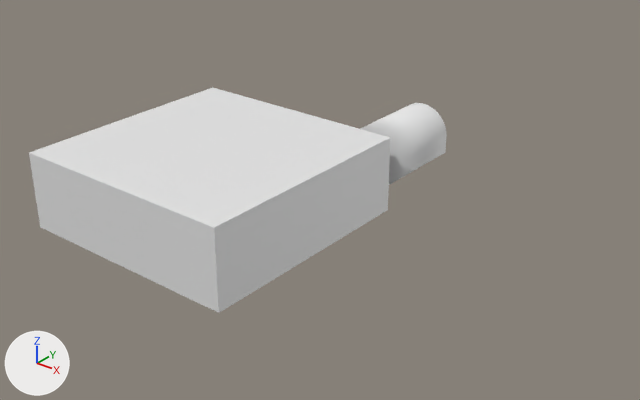
A saved change to the FBX model Assets/02_Arts/World/BackRoom_01.fbx.
Before and after are seen from a 50 mm lens placed at (94.1, -90.8, 66.2), pointed at (4.3, 21.5, -3.5). Every picture has the same lights, and +X, +Y and +Z are marked at lower left. The first picture is the older version. Where no turn or scale is listed for an object, it has been applied to the vertices. Vertices at exactly the same position are counted once.

Objects in the first picture: 'World_Base', 'World_Base.002'.
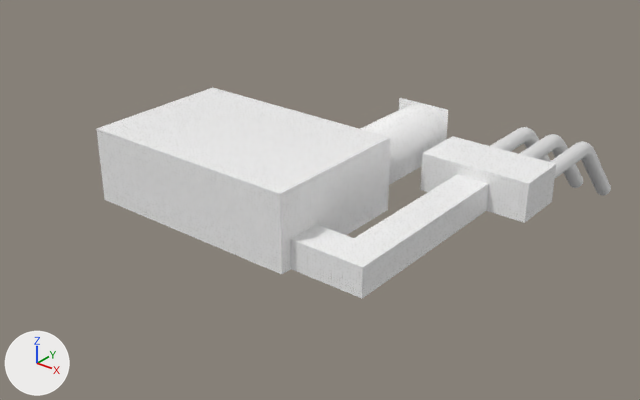
Where the newer file only moved an object's origin or applied its transform, the numbers keep the older frame.

The change, as JSON lines over the scene's bpy script:
```json
{"op": "add", "block": "img_tiles107_1k_jpg_color_jpg", "code": ["img_tiles107_1k_jpg_color_jpg = load_image('Tiles107_1K-JPG_Color.jpg', '_unpacked/Tiles107_1K-JPG_Color.jpg', 1024, 1024, 'sRGB')"]}
{"op": "add", "block": "img_tiles107_1k_jpg_roughness_jpg", "code": ["img_tiles107_1k_jpg_roughness_jpg = load_image('Tiles107_1K-JPG_Roughness.jpg', '_unpacked/Tiles107_1K-JPG_Roughness.jpg', 1024, 1024, 'Non-Color')"]}
{"op": "add", "block": "img_tiles107_1k_jpg_normalgl_jpg", "code": ["img_tiles107_1k_jpg_normalgl_jpg = load_image('Tiles107_1K-JPG_NormalGL.jpg', '_unpacked/Tiles107_1K-JPG_NormalGL.jpg', 1024, 1024, 'Non-Color')"]}
{"op": "add", "block": "mat_tiles", "code": ["mat_tiles = bpy.data.materials.new('Tiles')", "# uses the picture img_tiles107_1k_jpg_color_jpg", "# uses the picture img_tiles107_1k_jpg_normalgl_jpg", "# uses the picture img_tiles107_1k_jpg_roughness_jpg"]}
{"block": "me_cube_002", "where": "# used by ob_world_base; location = (0.0, 0.0, 0.0)"}
{"op": "remove", "block": "me_cube_002", "code": "me_cube_002.from_pydata(...)  # 215 vertices, 140 faces; spans x -20.0..20.0, y -20.0..20.0, z 0.0..13.0"}
{"op": "add", "block": "me_cube_002", "code": "me_cube_002.from_pydata(...)  # 237 vertices, 159 faces; spans x -20.0..40.0, y -7.0..40.0, z 0.0..13.0"}
{"block": "me_cube_002", "change": "me_cube_002 part 3"}
{"block": "me_cube_002", "change": "3 vertices are removed from x -20.0..20.0, y -20.0, z 0.0..13.0"}
{"block": "me_cube_002", "change": "7 faces are deleted"}
{"block": "me_cube_002", "change": "1 vertex moves from x -20.0, y -20.0, z 13.0 to x -20.0, y -7.0, z 13.0"}
{"block": "me_cube_002", "change": "19 vertices are added at x -20.0..40.0, y -7.0..40.0, z 0.0..13.0"}
{"block": "me_cube_002", "change": "6 new vertices lie (7.0, 0.0, 0.0) away from vertices in x 20.0..33.0, y 1.0..40.0, z 0.0..5.0"}
{"block": "me_cube_002", "change": "26 new faces join them"}
{"op": "add", "block": "me_cube_002", "code": "me_cube_002.materials.append(mat_tiles)"}
{"block": "me_cube_006", "where": "# used by ob_world_base_002; location = (13.5, 30.0, 3.5)"}
{"block": "me_cube_006", "where": "# verts and faces of me_cube_006; kept vertices keep their numbers, new ones are numbered from 315"}
{"op": "remove", "block": "me_cube_006", "code": "me_cube_006.from_pydata(...)  # 315 vertices, 311 faces; spans x -5.2..5.2, y -10.1..10.0, z 0.0..8.2"}
{"op": "add", "block": "me_cube_006", "code": "me_cube_006.from_pydata(...)  # 319 vertices, 312 faces; spans x -5.2..5.2, y -10.1..10.0, z 0.0..8.2"}
{"block": "me_cube_006", "change": "me_cube_006 part 1"}
{"op": "add", "block": "me_cube_006", "code": "verts[315] = (-5.2, 10.0, 0.0)"}
{"op": "add", "block": "me_cube_006", "code": "verts[316] = (5.2, 10.0, 0.0)"}
{"op": "add", "block": "me_cube_006", "code": "verts[317] = (-5.2, 10.0, 8.2)  # pixel (399, 97)"}
{"op": "add", "block": "me_cube_006", "code": "verts[318] = (5.2, 10.0, 8.2)  # pixel (448, 109)"}
{"op": "add", "block": "me_cube_006", "code": "faces += [(315, 316, 318, 317)]"}
{"block": "me_cube_006", "change": "me_cube_006 part 2: 311 faces spanning x -5.2..5.2, y -10.1..10.0, z 0.0..8.2 switch from no material to mat_tiles"}
{"op": "add", "block": "me_cylinder_017", "code": ["me_cylinder_017 = bpy.data.meshes.new('Cylinder.017')", "me_cylinder_017.from_pydata(...)  # 1776 vertices, 1503 faces; spans x -8.0..8.0, y -2.0..36.7, z -15.5..1.4"]}
{"op": "add", "block": "ob_cylinder_006", "code": ["ob_cylinder_006 = bpy.data.objects.new('Cylinder.006', me_cylinder_017)", "ob_cylinder_006.location = (30.0, 40.0, 2.6)"]}
```

Where the change shows, as pixel boxes (x1, y1, x2, y2) in the pictures (640 x 400 px):
```json
{"object": "World_Base", "change": "reshaped", "before": [29, 88, 390, 313], "after": [96, 88, 556, 298], "on screen": "27% wider, 7% shorter"}
{"object": "World_Base.002", "change": "reshaped", "before": [360, 103, 447, 185], "after": [360, 98, 448, 185], "on screen": "6% taller"}
{"object": "Cylinder.006", "change": "added", "after": [490, 127, 611, 196]}
{"part": 1, "of": "me_cube_006", "change": "added", "after": [399, 98, 448, 137]}
{"part": 2, "of": "me_cube_006", "change": "recoloured", "before": [360, 103, 447, 185], "after": [360, 103, 447, 185]}
```
